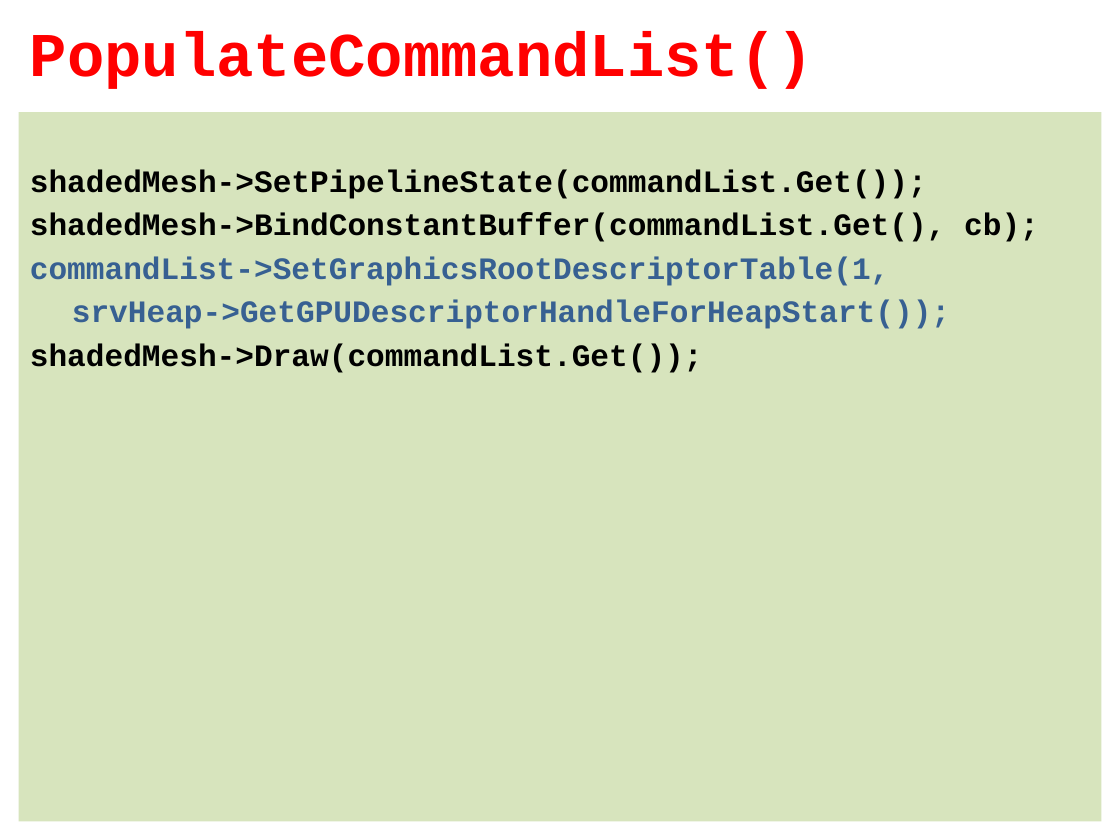
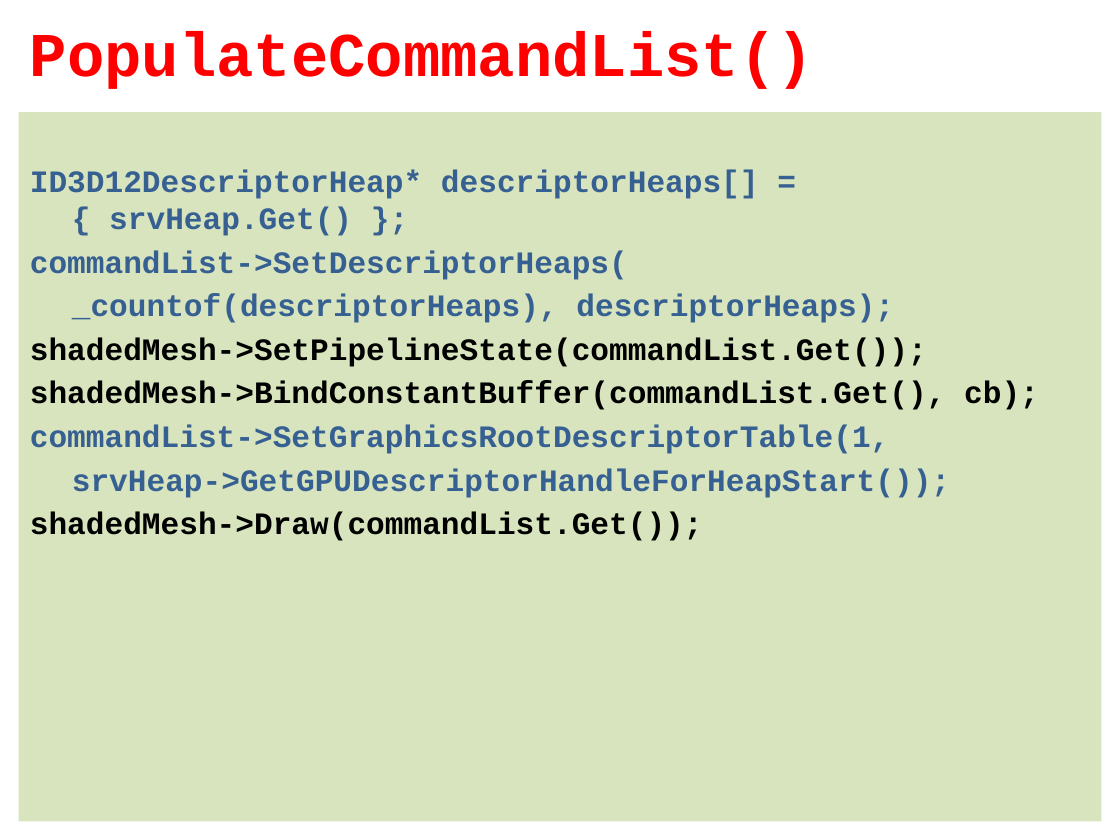
Before and after one commit to tyekx/dx12, a slide deck: slide 20 of Slides/ggl004-Textures.pptx. Drawn at 1120x840 pixels with LibreOffice and Linux fonts; fonts in the diff are those of the drawing; background and template pictures are left out. Boxes give left, top, right and bottom in pixels: in the first picture for what was removed or moved away, otherwise in the second. Text is boxed around its words. In the diff, an @@ line names an element or a change of style, - is before the commit and + after.

```diff
--- a/Slides/ggl004-Textures.pptx
+++ b/Slides/ggl004-Textures.pptx
@@ text at (30, 169, 894, 323): paragraphs added @@
+ID3D12DescriptorHeap* descriptorHeaps[] = { srvHeap.Get() };
+commandList->SetDescriptorHeaps(
+_countof(descriptorHeaps), descriptorHeaps);
```
Also in this commit, not shown: 3 other files.
